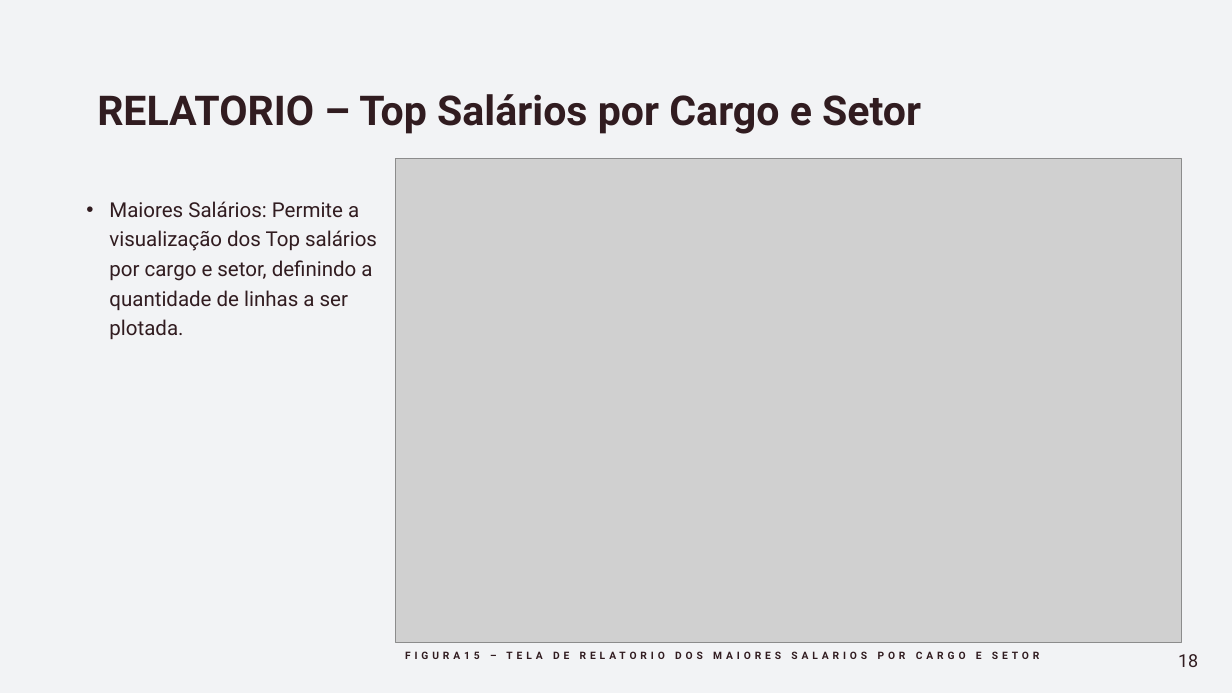
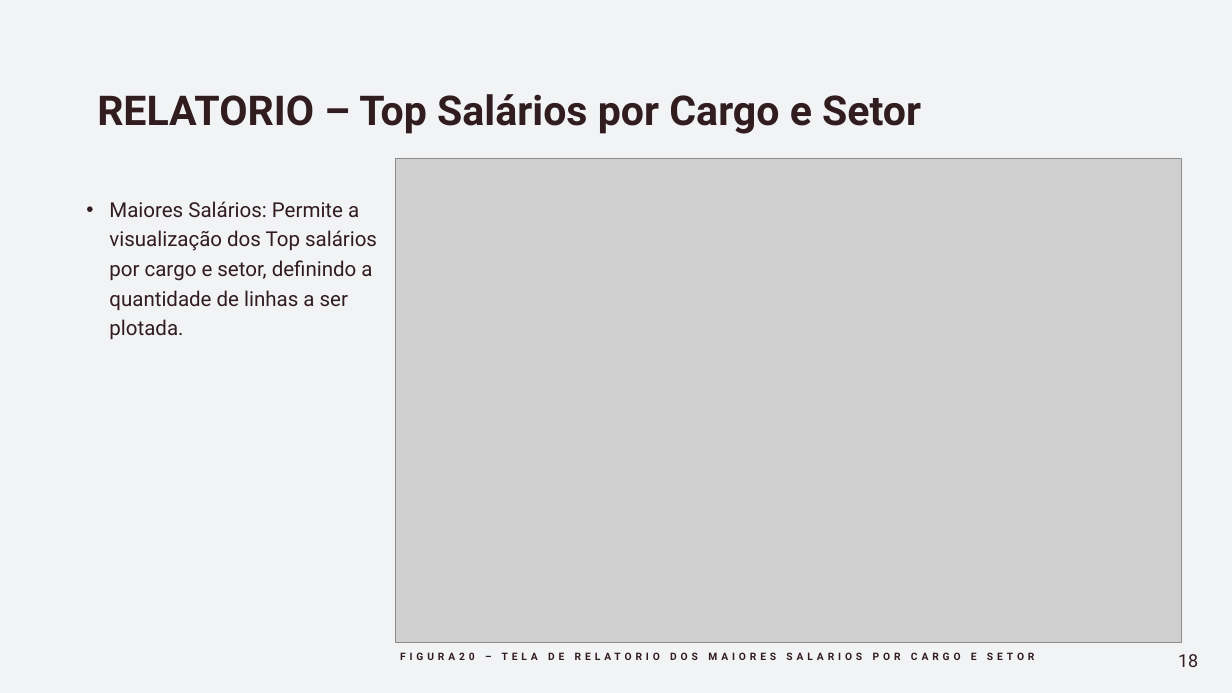
Before and after one commit to eder-ferreira/academia, a slide deck: slide 18 of Documentos/Apresentação -Gestão de Academia.pptx. Drawn at 1232x693 pixels with LibreOffice and Linux fonts; fonts in the diff are those of the drawing; grey boxes stand for pictures. Boxes give left, top, right and bottom in pixels: in the first picture for what was removed or moved away, otherwise in the second. Text is boxed around its words. In the diff, an @@ line names an element or a change of style, - is before the commit and + after.

```diff
--- a/Documentos/Apresentação -Gestão de Academia.pptx
+++ b/Documentos/Apresentação -Gestão de Academia.pptx
@@ text at (400,652,1035,660): text changed @@
-FIGURA15 – TELA DE RELATORIO DOS MAIORES SALARIOS POR CARGO E SETOR
+FIGURA20 – TELA DE RELATORIO DOS MAIORES SALARIOS POR CARGO E SETOR
```
Also in this commit, not shown: 17 other slides changed, 7 other files.
